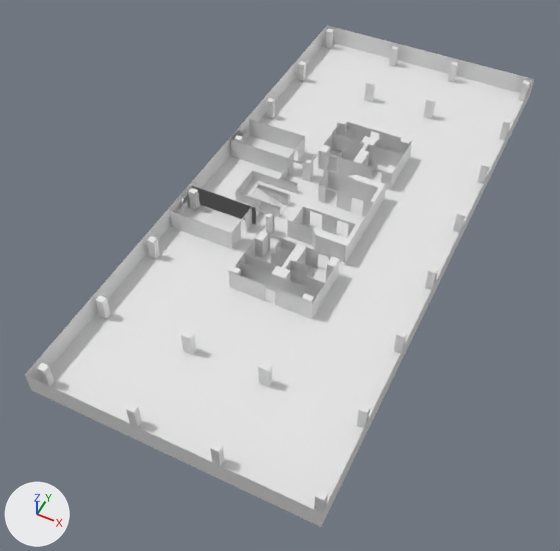
An edit to the Blender file models/tablas2-P2.blend, drawn before and after from the same camera.
One viewpoint serves both versions: a 50 mm camera at (3.45, -11.78, 11.97) aimed at (-1.65, -1.57, -0.79). Lighting does not change. The marker at lower left points along +X, +Y and +Z.

Names of what the first picture shows: 'Columnas', 'Escaleras', 'Habitaciones', 'Pared Exterior', 'Suelo'.
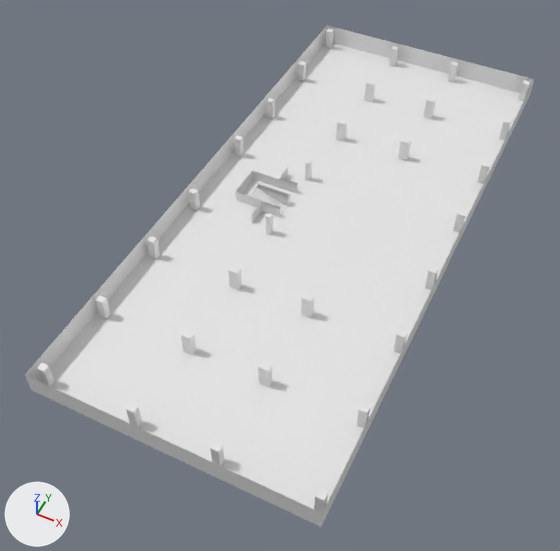
Patch to the scene script:
```diff
--- a/models/tablas2-P2.blend.py
+++ b/models/tablas2-P2.blend.py
@@ ob_habitaciones @@
-ob_habitaciones = bpy.data.objects.new('Habitaciones', me_cube_062)
-ob_habitaciones.location = (-3.09, 1.6, 0.5)
-ob_habitaciones.scale = (0.25, 0.25, 0.25)
```

What differs and where, as boxes (x1, y1, x2, y2) in the pictures (560 x 551 px):
'Habitaciones', deleted: before (170, 119, 412, 319)
